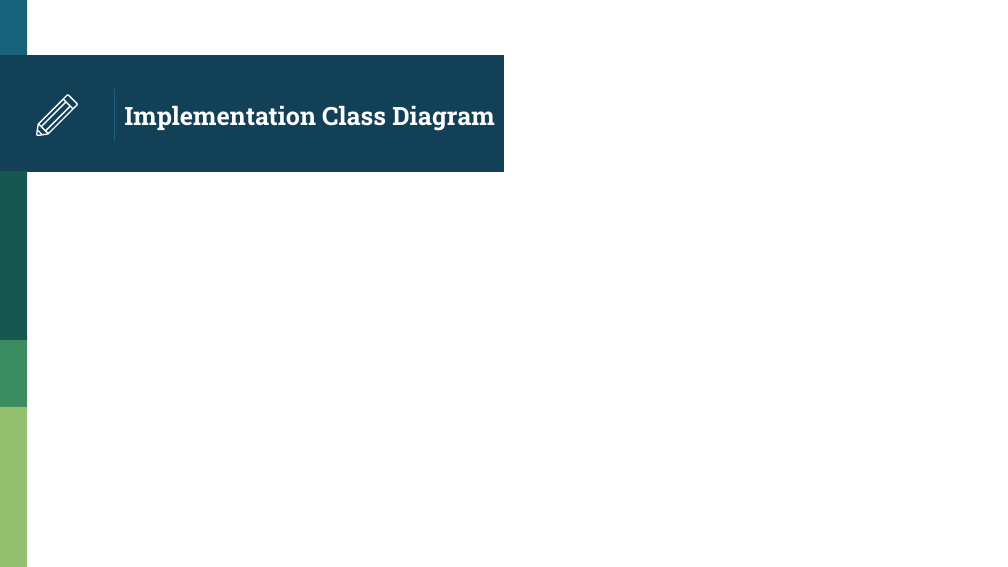
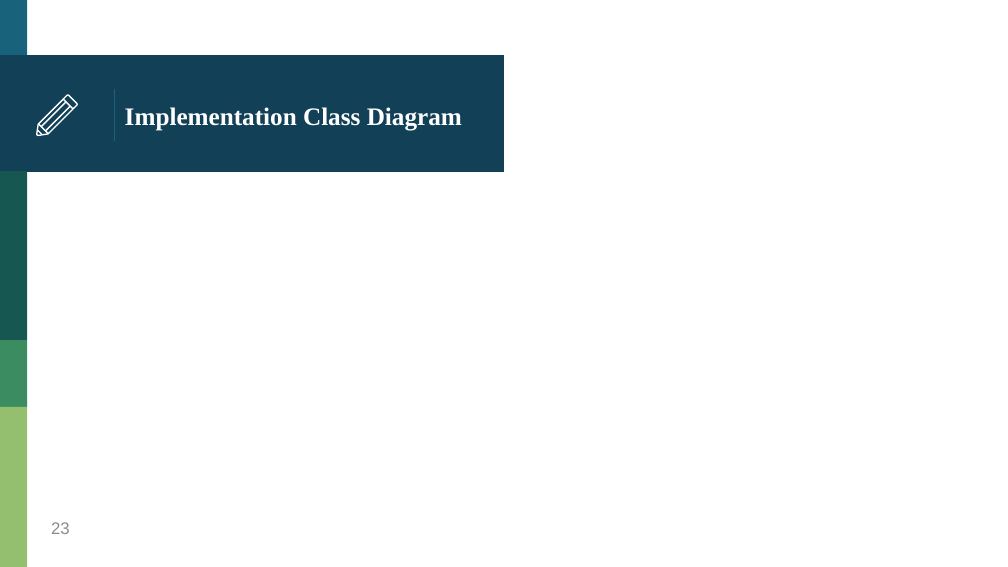
Before and after one commit to HankTwZhong/OOAD, a slide deck: slide 23 of OOAD_Midterm.pptx (slide 12 before the commit). Drawn at 1008x567 pixels with LibreOffice and Linux fonts; fonts in the diff are those of the drawing. Boxes give left, top, right and bottom in pixels: in the first picture for what was removed or moved away, otherwise in the second. Text is boxed around its words. In the diff, an @@ line names an element or a change of style, - is before the commit and + after.

```diff
--- a/OOAD_Midterm.pptx
+++ b/OOAD_Midterm.pptx
@@ title "Implementation Class Diagram" at box(125, 107, 462, 131): font Roboto Slab to Times New Roman @@
@@ page number added at box(51, 522, 70, 534), 12 pt, text #8C8C8C @@
+23
```
Also in this commit, not shown: 15 other slides changed, 12 slides added, 19 other files.
